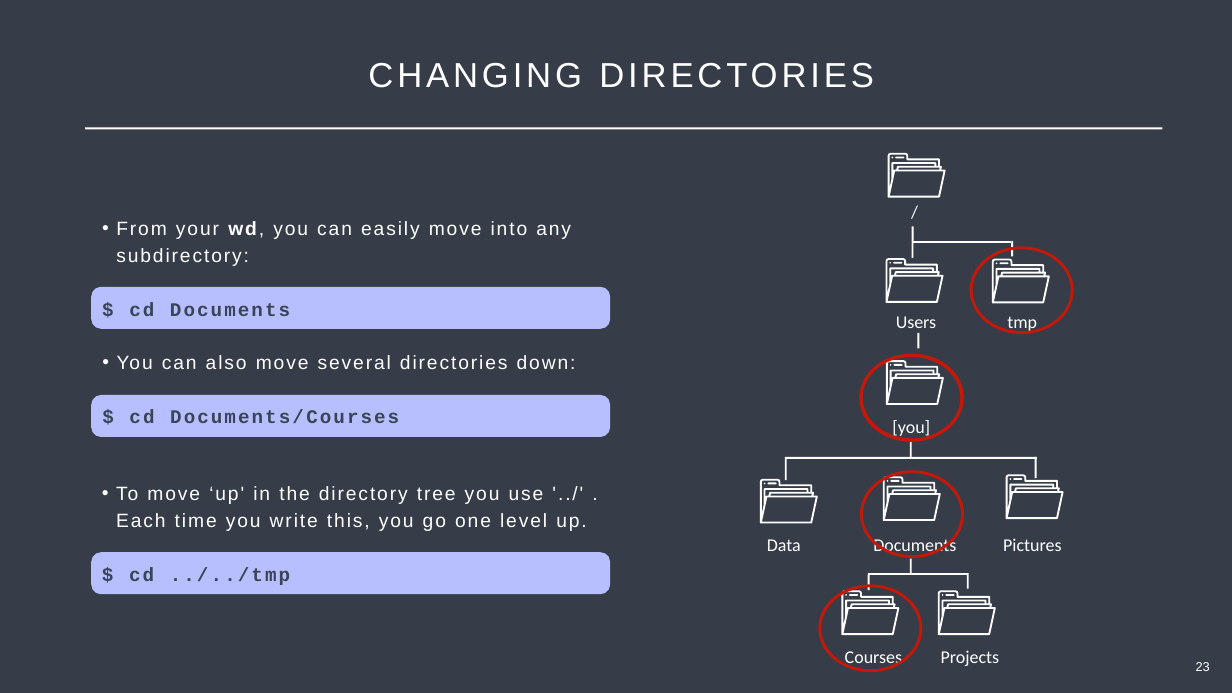
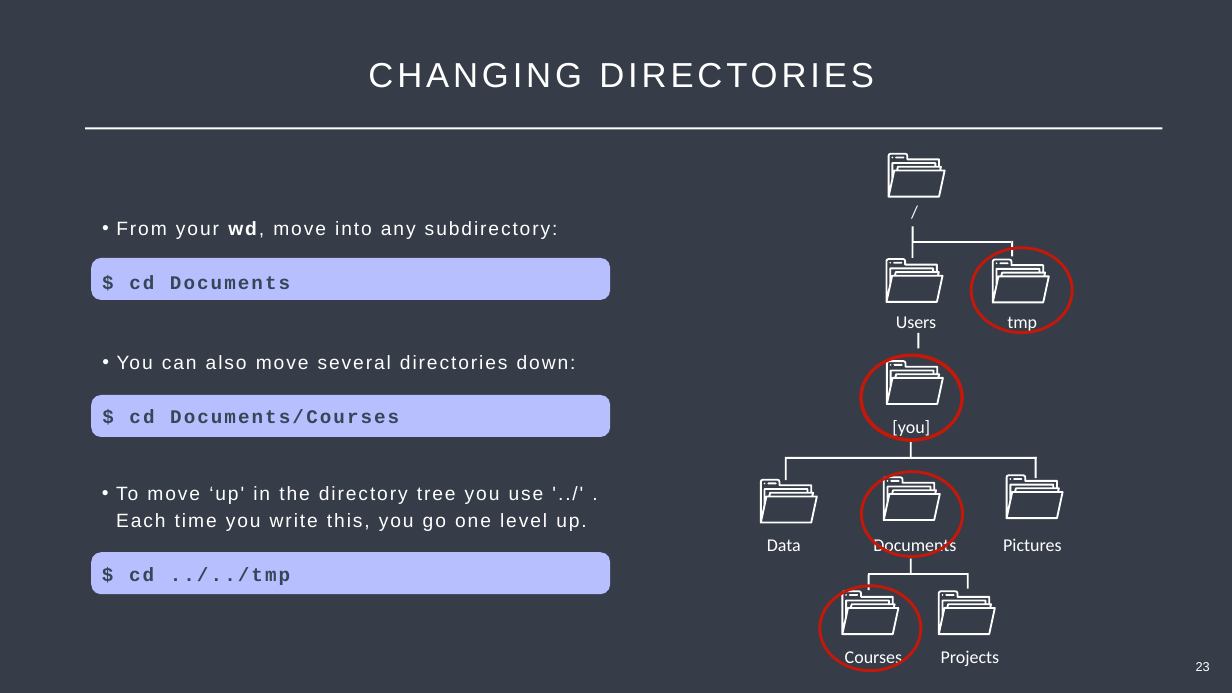
Before and after one commit to Center-for-Health-Data-Science/Just-Bash-It, a slide deck: slide 23 of Teachers/Just_Bash_It_Slideshow.pptx. Drawn at 1232x693 pixels with LibreOffice and Linux fonts; fonts in the diff are those of the drawing. Boxes give left, top, right and bottom in pixels: in the first picture for what was removed or moved away, otherwise in the second. Text is boxed around its words. In the diff, an @@ line names an element or a change of style, - is before the commit and + after.

```diff
--- a/Teachers/Just_Bash_It_Slideshow.pptx
+++ b/Teachers/Just_Bash_It_Slideshow.pptx
@@ text at box(116, 221, 558, 239): text changed @@
-• From your wd, you can easily move into any subdirectory:
+• From your wd, move into any subdirectory:
@@ rounded rectangle: place and size @@
-rounded rectangle at box(91, 287, 610, 329)
+rounded rectangle at box(91, 258, 610, 300)
```
Also in this commit, not shown: 26 other slides changed.
